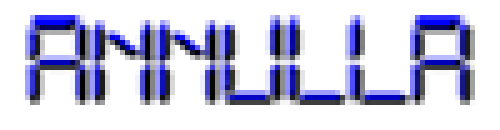
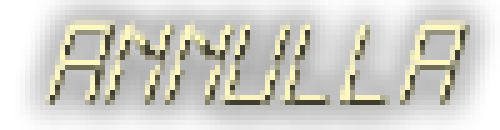
Layered file, before and after one edit (500 x 130). Changes by layer:
hid "Layer 7" over (155, 20, 220, 105)
added layer "annulla copia" above "annulla" over (45, 20, 470, 105)
added layer "annulla" above "Layer 6" over (45, 20, 470, 105)
hid "Layer 6" over (90, 20, 155, 105)
hid "Layer 5" over (220, 15, 285, 105)
hid "Layer 4" over (285, 15, 350, 105)
hid "Layer 3" over (345, 15, 415, 105)
hid "Layer 2" over (25, 15, 90, 105)
hid "Layer 1" over (410, 15, 475, 105)
